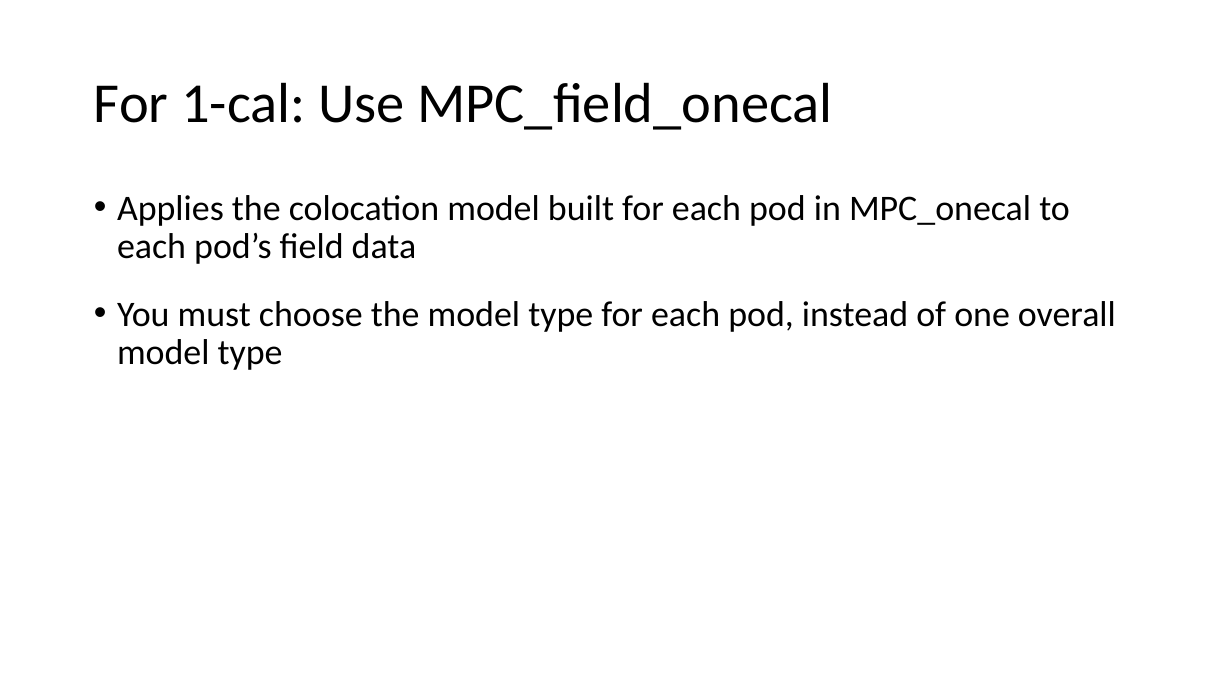
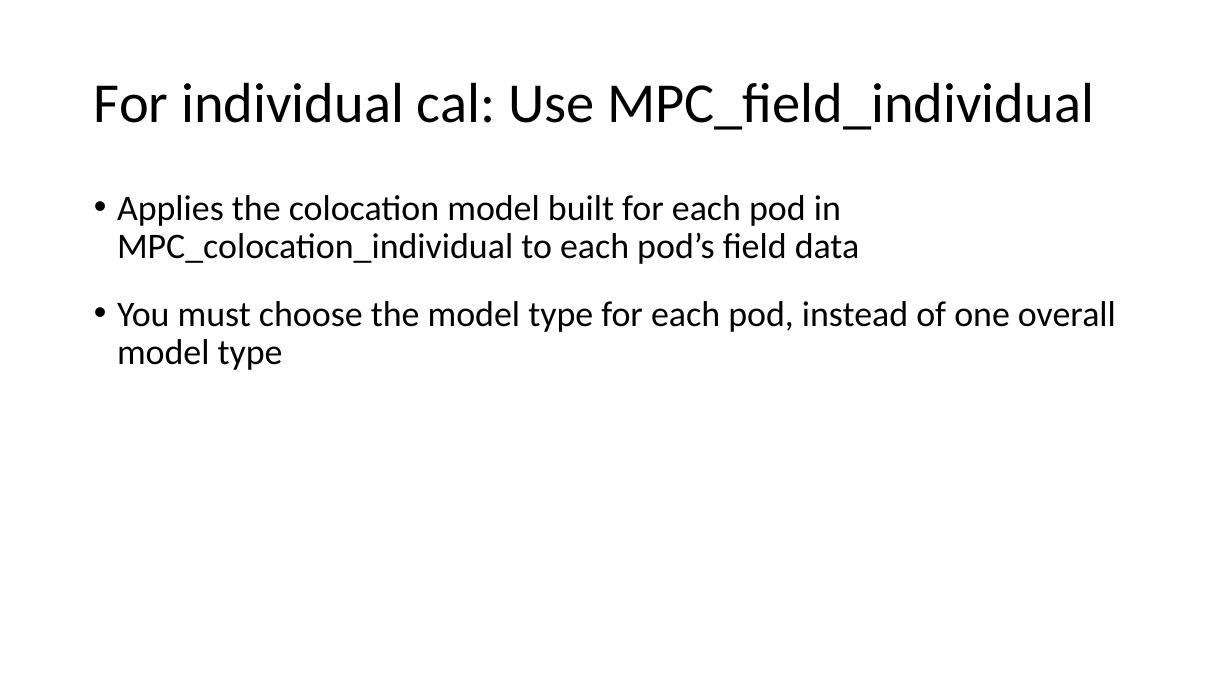
Before and after one commit to cafr1977/MPC_python, a slide deck: slide 48 of Python MPC updated.pptx. Drawn at 1232x693 pixels with LibreOffice and Linux fonts; fonts in the diff are those of the drawing. Boxes give left, top, right and bottom in pixels: in the first picture for what was removed or moved away, otherwise in the second. Text is boxed around its words. In the diff, an @@ line names an element or a change of style, - is before the commit and + after.

```diff
--- a/Python MPC updated.pptx
+++ b/Python MPC updated.pptx
@@ title at (94, 82, 1094, 130): text changed @@
-For 1-cal: Use MPC_field_onecal
+For individual cal: Use MPC_field_individual
@@ text at (117, 195, 860, 264): text changed @@
-• Applies the colocation model built for each pod in MPC_onecal to each pod’s field data
+• Applies the colocation model built for each pod in MPC_colocation_individual to each pod’s field data
```
Also in this commit, not shown: 19 other slides changed, 8 other files.
